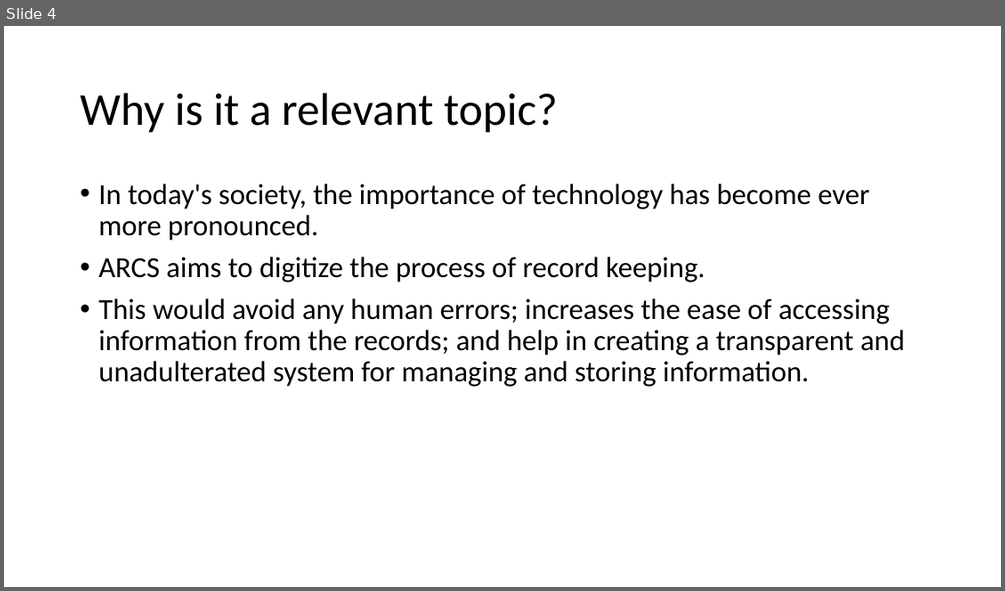
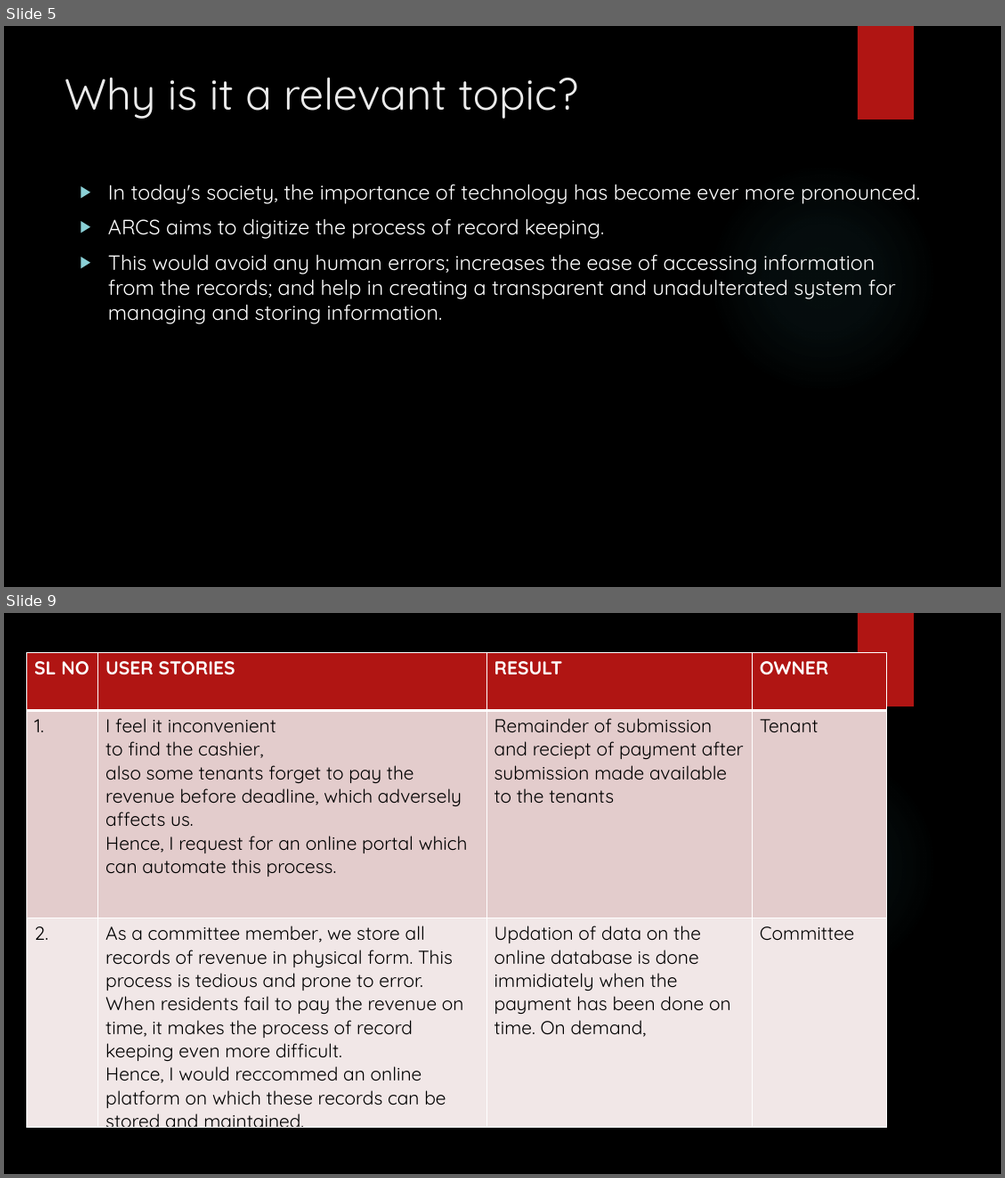
Before and after one commit to GeekyPython/Apartment_Rental_System, a slide deck: Project_Presentation.pptx. Shown one above the other, each under a label of ours: slide 4 before the commit, slides 5 and 9 after it; the slides between them are not shown. The pictures are 1005x591 and 1005x1178 pixels, drawn with LibreOffice and Linux fonts; fonts in the diff are those of the drawing; background and template pictures are left out. Boxes give left, top, right and bottom in pixels: in the first picture for what was removed or moved away, otherwise in the second. Text is boxed around its words. In the diff, an @@ line names an element or a change of style, - is before the commit and + after.

```diff
--- a/Project_Presentation.pptx
+++ b/Project_Presentation.pptx
@@ slide 9 added at [4,613,1001,1174], background picture (left out); not listed: 2 template elements that a slide beside it also shows @@
@@ table added at [27,653,887,1136], 3 rows, 4 columns @@
+SL NO | USER STORIES | RESULT | OWNER
+1. | I feel it inconvenient / to find the cashier, / also some tenants forget to pay the revenue before deadline, which adversely affects us. / Hence, I request for an online portal which can automate this process. | Remainder of submission and reciept of payment after submission made available to the tenants | Tenant
+2. | As a committee member, we store all records of revenue in physical form. This process is tedious and prone to error. / When residents fail to pay the revenue on time, it makes the process of record keeping even more difficult. / Hence, I would reccommed an online platform on which these records can be stored and maintained. | Updation of data on the online database is done immidiately when the payment has been done on time. On demand, | Committee
@@ what was slide 4 is now slide 5 @@
@@ slide 5 changed as well @@
@@ background #FFFFFF to picture (left out) @@
@@ rectangle added at [858,26,914,119], fill #B01513 @@
@@ title "Why is it a relevant ...": place and size @@
-title "Why is it a relevant ..." at [80,93,558,133]
+title "Why is it a relevant ..." at [65,77,578,119]
@@ title "Why is it a relevant ..." at [65,77,578,119]: size 44 to 42 pt, font Calibri to Quicksand, text colour #000000 to #EBEBEB; line spacing 0.9 to 1; vertical alignment middle to top @@
@@ text "In today's society, the importance ..." at [108,184,920,324]: size 28 to 20 pt, font Calibri to Quicksand, text colour #000000 to #FFFFFF; bullet • to ▶; line spacing 0.9 to 1 @@
@@ ellipse added at [708,163,938,394], fill gradient #50B9C1 @@
```
Also in this commit, not shown: 4 other slides changed, 4 other slides added.
